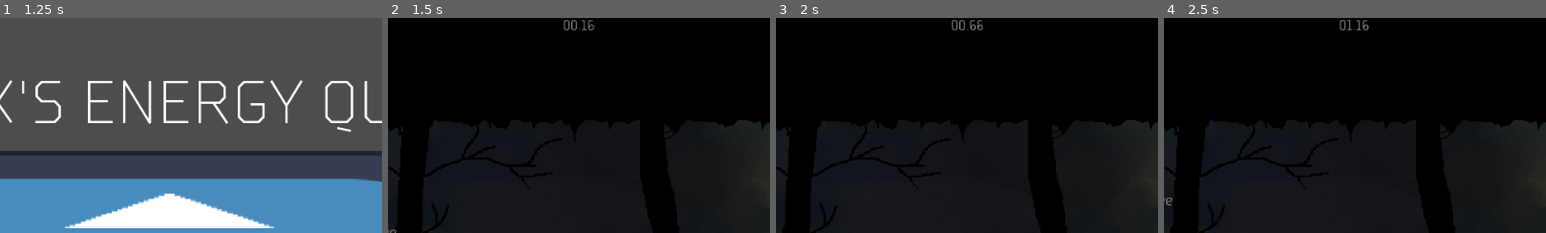
Above: before the commit, frames 1-4 (left to right).
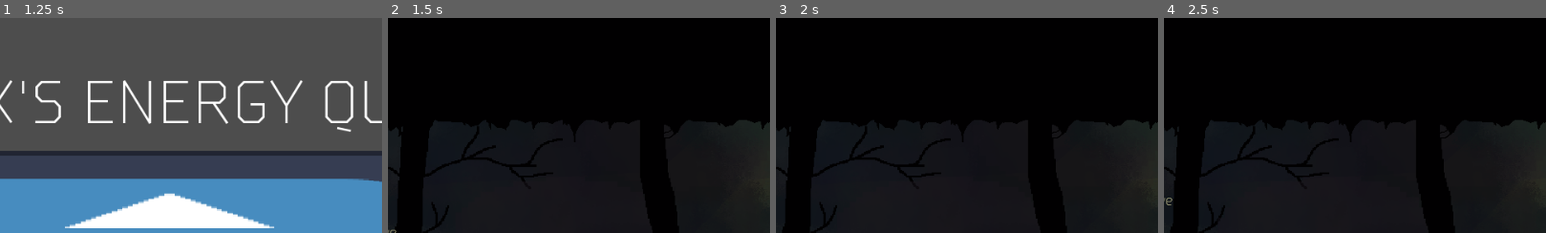
Above: after the commit, the same moments.

Repository: The-Spark-Industries/spark-energy
Game: Godot game, scene res://Master Scenes/titleScreen.tscn
The game is run twice, just before and just after one commit, with the same random seed, the same clock (stepped at 60 frames per second) and the same inputs. The engine's default icon, where the game draws it, is replaced by a stand-in: a white triangle on a blue panel in a dark square.
Inputs:
- Up to frame 1 (1.25 s): click "Speedrun Mode" at 0.5 s
- Up to frame 2 (1.5 s): click "Start" at 1.25 s
- Up to frame 3 (2 s): no input
- Up to frame 4 (2.5 s): tap Enter (ui_accept) at 2 s; hold 2 (inventoryright) from 2.03 s (still down); hold E (e) from 2.03 s (still down); tap Space (jump) at 2.27 s; tap Q (q) at 2.3 s
The pictures show only the part of the screen within x 27-77%, y 0-50%; the shares and areas given below are measured in that part.

Frame 1 is identical in both runs. In frame 2, 0.2% of the frame differs, in the area x 46-54%, y 0-6%; in frame 3, 0.2%, in the area x 46-55%, y 0-6%; in frame 4, 0.2%.

Commit message:
Added toggle

Diff:
--- a/Master Scenes/speedrun.tscn
+++ b/Master Scenes/speedrun.tscn
@@ -1,6 +1,6 @@
 [gd_scene format=3 uid="uid://c7xd70w8nfqm0"]
 
-[ext_resource type="Script" uid="uid://bq2a6lpg45jwj" path="res://Master Scenes/speedrun.gd" id="1_33k4c"]
+[ext_resource type="Script" uid="uid://bq2a6lpg45jwj" path="res://Scripts/speedrun.gd" id="1_33k4c"]
 
 [node name="Speedrun" type="CanvasLayer" unique_id=1981076829]
 script = ExtResource("1_33k4c")
--- a/Scripts/global.gd
+++ b/Scripts/global.gd
@@ -41,6 +41,8 @@
 var maze_decider: int= 0
 
 var maze_resetter: int= 0
+
+var speedrunshow: bool = true
 
 func _ready() -> void:
 	load_game()
--- a/Master Scenes/speedrun.gd
+++ b/Scripts/speedrun.gd
@@ -6,6 +6,11 @@
 func _physics_process(delta):
 	time = float(time) + delta
 	update_ui()
+	if (Global.speedrunshow==true):
+		self.show()
+	if (Global.speedrunshow==false):
+		self.hide()
+
 
 func update_ui():
 	var formatted_time
--- a/Scripts/title_screen.gd
+++ b/Scripts/title_screen.gd
@@ -67,4 +67,4 @@
 
 
 func _on_check_button_toggled(toggled_on: bool) -> void:
-	pass # Replace with function body.
+	Global.speedrunshow=toggled_on
Renamed: Master Scenes/speedrun.gd.uid -> Scripts/speedrun.gd.uid
